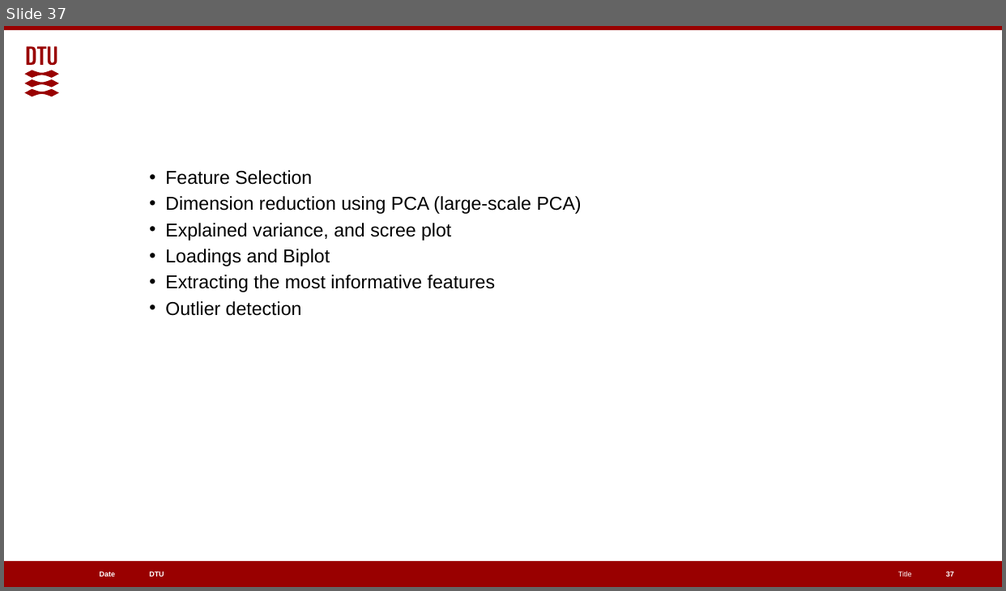
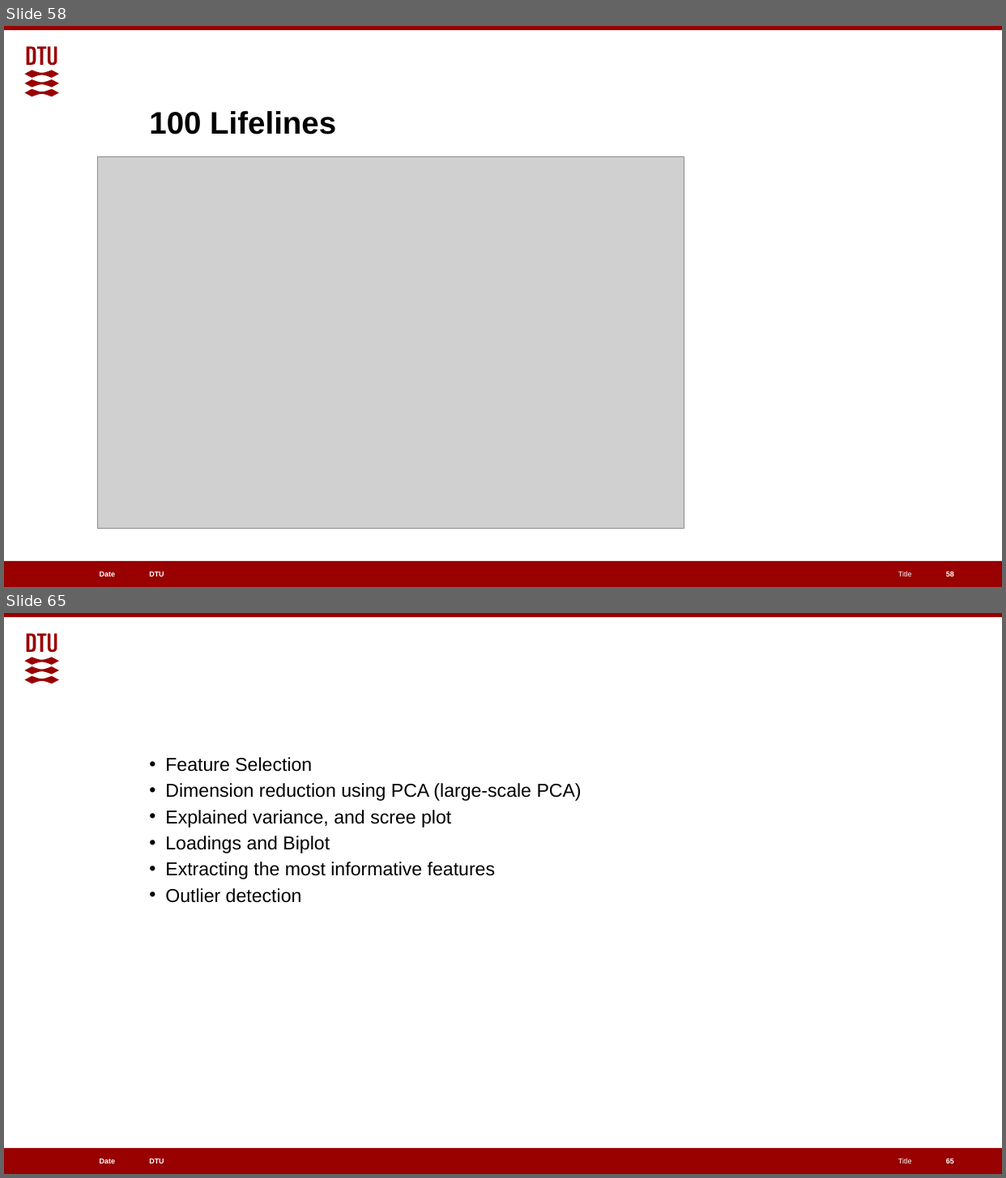
Before and after one commit to EGpineapples/Cell-Lifelines-Autoencoder, a slide deck: Classifying Metabolic Fluxes.pptx. Shown one above the other, each under a label of ours: slide 37 before the commit, slides 58 and 65 after it; the slides between them are not shown. The pictures are 1006x591 and 1006x1178 pixels, drawn with LibreOffice and Linux fonts; fonts in the diff are those of the drawing; grey boxes stand for pictures. Boxes give left, top, right and bottom in pixels: in the first picture for what was removed or moved away, otherwise in the second. Text is boxed around its words. In the diff, an @@ line names an element or a change of style, - is before the commit and + after.

```diff
--- a/Classifying Metabolic Fluxes.pptx
+++ b/Classifying Metabolic Fluxes.pptx
@@ slide 58 added at [4, 26, 1002, 587], background #FFFFFF; not listed: 6 template elements that a slide beside it also shows @@
@@ title added at [149, 111, 336, 135], 30 pt, text #000000, bold @@
+100 Lifelines
@@ picture added at [98, 157, 684, 529] @@
@@ page number added at [946, 571, 954, 578], 7 pt, text #FFFFFF, bold @@
+58
@@ what was slide 37 is now slide 65 @@
@@ page number at [946, 1158, 954, 1165]: text changed @@
-37
+65
```
Also in this commit, not shown: 9 slides changed, 29 other slides added.
